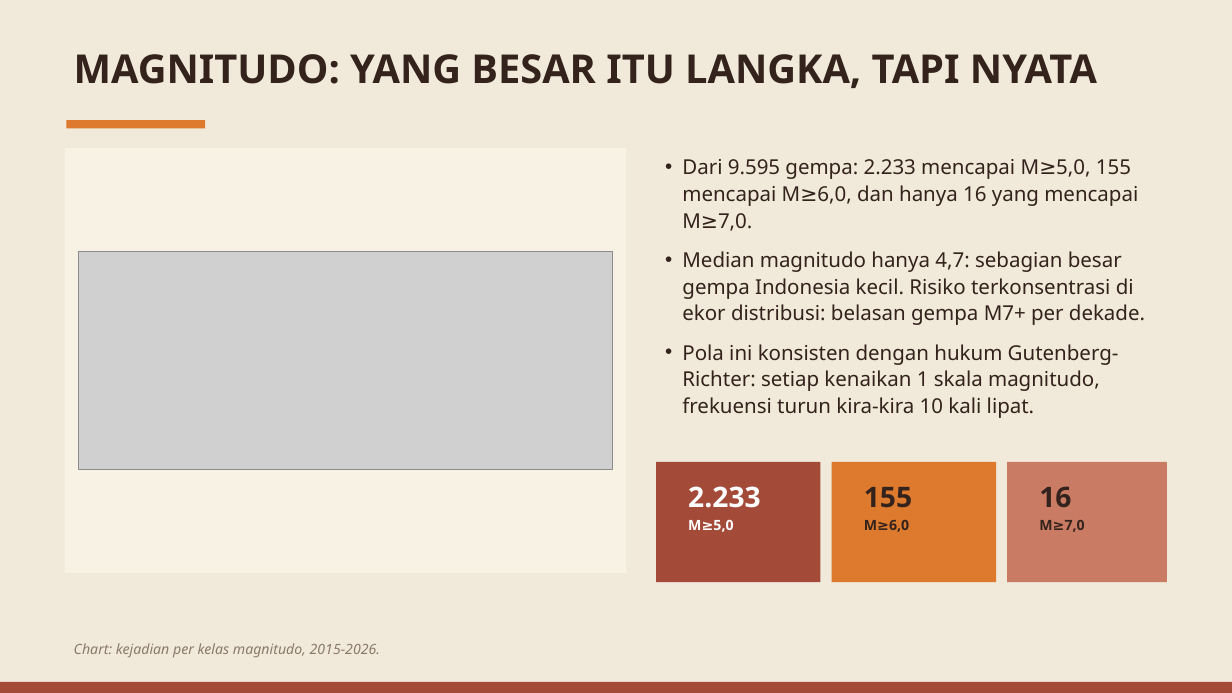
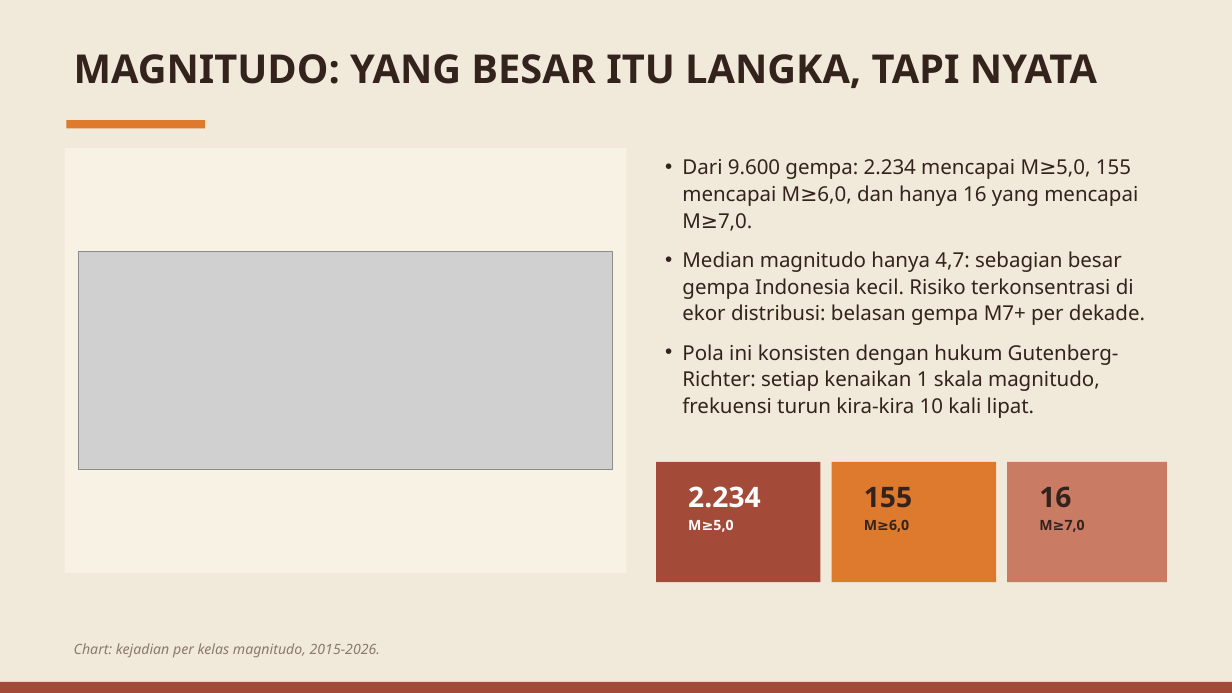
Before and after one commit to baghizash/gempa-bumi-indonesia-2026, a slide deck: slide 5 of Portofolio-Analisis-Gempa-Bumi.pptx. Drawn at 1232x693 pixels with LibreOffice and Linux fonts; fonts in the diff are those of the drawing; grey boxes stand for pictures. Boxes give left, top, right and bottom in pixels: in the first picture for what was removed or moved away, otherwise in the second. Text is boxed around its words. In the diff, an @@ line names an element or a change of style, - is before the commit and + after.

```diff
--- a/Portofolio-Analisis-Gempa-Bumi.pptx
+++ b/Portofolio-Analisis-Gempa-Bumi.pptx
@@ text at box(682, 159, 1138, 231): text changed @@
-• Dari 9.595 gempa: 2.233 mencapai M≥5,0, 155 mencapai M≥6,0, dan hanya 16 yang mencapai M≥7,0.
+• Dari 9.600 gempa: 2.234 mencapai M≥5,0, 155 mencapai M≥6,0, dan hanya 16 yang mencapai M≥7,0.
@@ text at box(688, 486, 761, 508): text changed @@
-2.233
+2.234
```
Also in this commit, not shown: 7 other slides changed.
